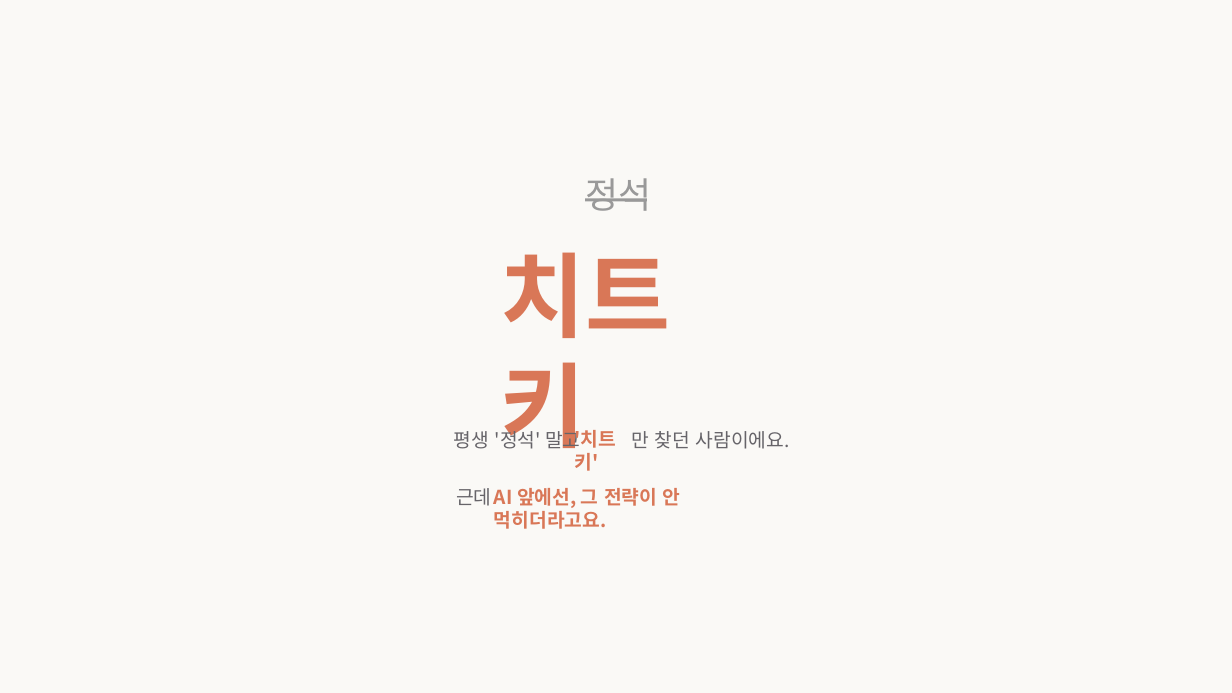
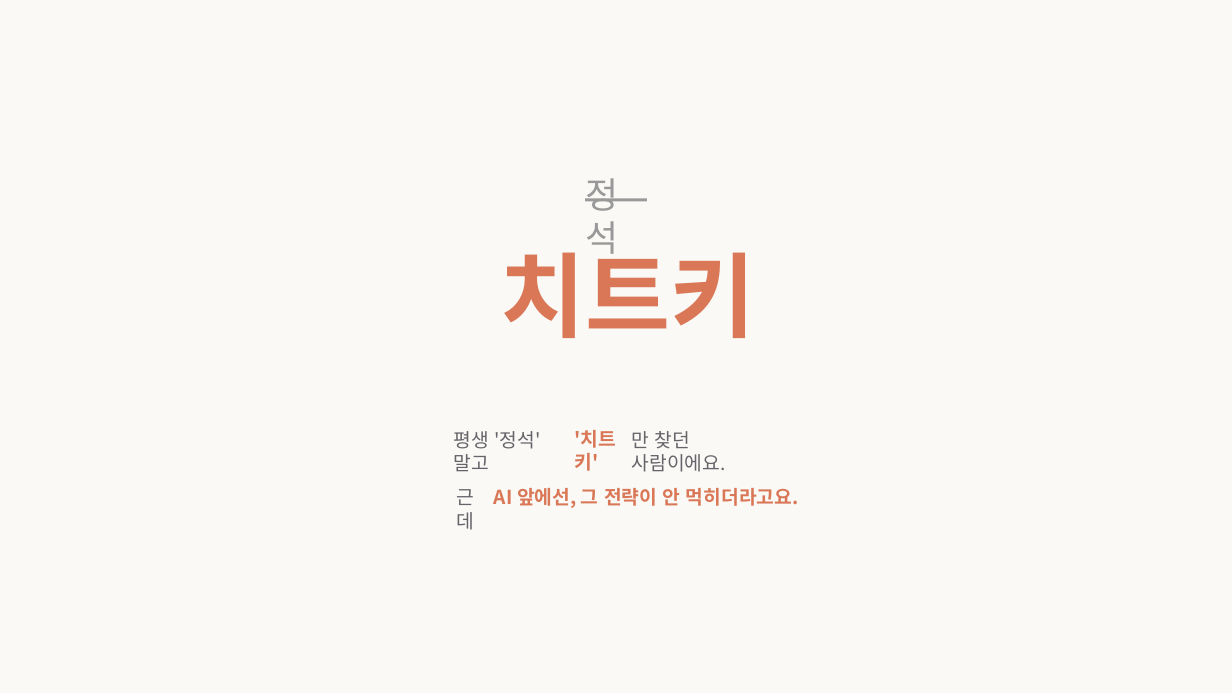
Before and after one commit to fivetaku/claude-code-skills-seminar, a slide deck: slide 4 of deck-editable.pptx. Drawn at 1232x693 pixels with LibreOffice and Linux fonts; fonts in the diff are those of the drawing. Boxes give left, top, right and bottom in pixels: in the first picture for what was removed or moved away, otherwise in the second. Text is boxed around its words. In the diff, an @@ line names an element or a change of style, - is before the commit and + after.

```diff
--- a/deck-editable.pptx
+++ b/deck-editable.pptx
@@ text "정석" rewrapped from (585, 178, 651, 211) to (585, 178, 618, 261) @@
@@ text "치트키" rewrapped from (500, 252, 670, 464) to (500, 236, 755, 338) @@
@@ text "평생 '정석' 말고" rewrapped from (454, 427, 580, 449) to (454, 431, 541, 471) @@
@@ text "만 찾던 사람이에요." rewrapped from (632, 431, 790, 449) to (632, 431, 726, 472) @@
@@ text "근데" rewrapped from (456, 488, 491, 506) to (456, 489, 474, 530) @@
@@ text "AI 앞에선, 그 전략이 안 ..." rewrapped from (494, 488, 681, 529) to (494, 488, 799, 508) @@
```
Also in this commit, not shown: 15 other slides changed, 3 other files.
